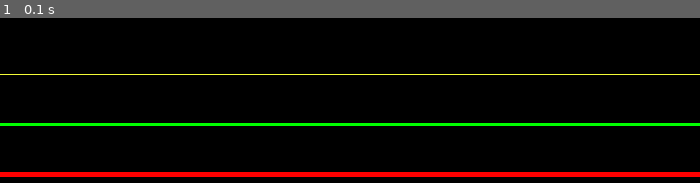
Above: before the commit, frame 1.
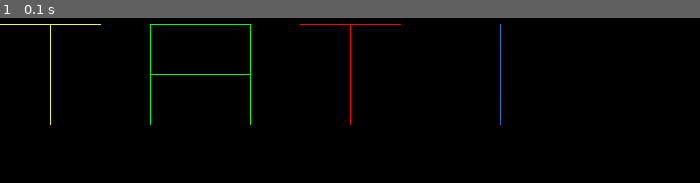
Above: after the commit, the same moment.

Repository: tatiC/pygames
Game: pygame game, started from intro-pygame.py
The game is run twice, just before and just after one commit, with the same random seed, the same clock (stepped at 60 frames per second) and the same inputs. The source is Python 2; it was converted automatically to run under Python 3.
Inputs:
- Up to frame 1 (0.1 s): no input

The runs differ from the first frame. In frame 1, 6.1% of the frame differs, in the area x 0-100%, y 3-97%.

Commit message:
My name, colored, on screen!

Diff:
--- a/intro-pygame.py
+++ b/intro-pygame.py
@@ -6,10 +6,12 @@
 # Defing some colors
 
 black = (0	, 0		,  0)
+blue = (43, 114, 214)
 white = (255, 255, 255)
 green = (0	, 255,   0)
 red 	= (255,   0,   0)
 yellow = (243, 250, 55)
+
 
 pygame.init()
 
@@ -31,21 +33,59 @@
 	pygame.display.flip()
 
 	screen = pygame.display.set_mode(size, 0, 32)
-	# c_pos = (randint(0, 500), randint(0, 500))   Crazy green ball
+	# Crazy green ball
+	# c_pos = (randint(0, 500), randint(0, 500))
 	# c_r = randint(10, 100)
 
+	# 3 circles
 	# pygame.draw.circle(Surface, color, pos, radius, width=0)
+
 	# pygame.draw.circle(screen, yellow, (150,250), 50)
 	# pygame.draw.circle(screen, red, (550,250), 50)
 	# pygame.draw.circle(screen, green, (350,250), 50)
 
+	# 3 lines
 	# pygame.draw.line(Surface, color, start_pos, end_pos, width=1)
 	# pygame.draw.line(window, (255, 255, 255), (0, 0), (30, 50))
-	pygame.draw.line(screen, yellow, (0,150), (700, 150), 1)
-	pygame.draw.line(screen, green, (0,200), (700, 200), 3)
-	pygame.draw.line(screen, red, (0,250), (700, 250), 5)
+
+	# pygame.draw.line(screen, yellow, (0,150), (700, 150), 1)
+	# pygame.draw.line(screen, green, (0,200), (700, 200), 3)
+	# pygame.draw.line(screen, red, (0,250), (700, 250), 5)
+
+	# Drawing a series of lines
+	# Draw on the screen several green lines from (0,10) to (100,110)
+	# Next: (0,20) and (100,120)
+
+	# for y_offset in range(0,100,30):
+	#   	pygame.draw.line(screen,red,[0,10+y_offset],[100,110+y_offset],5)
+	#   	pygame.draw.line(screen,green,[0,20+y_offset],[200,210+y_offset],5)
+	#     	pygame.display.flip()
+	#     	clock.tick(1)
+
+	# Trying to write my name
+	# T
+	pygame.draw.line(screen, yellow, (0,100), (100, 100), 1)
+	pygame.draw.line(screen, yellow, (50,100), (50, 200), 1)
+
+	# A
+	pygame.draw.line(screen, green, (150,100), (150, 200), 1)
+	pygame.draw.line(screen, green, (150,100), (250, 100), 1)
+	pygame.draw.line(screen, green, (250,100), (250, 200), 1)
+	pygame.draw.line(screen, green, (150,150), (250, 150), 1)
+
+	# T
+	pygame.draw.line(screen, red, (300,100), (400, 100), 1)
+	pygame.draw.line(screen, red, (350,100), (350, 200), 1)
+
+	# I
+	pygame.draw.line(screen, blue, (500,100), (500, 200), 1)
+
+
 
 	pygame.display.flip()
 	clock.tick(1)
 
+
+
+
 pygame.quit()
